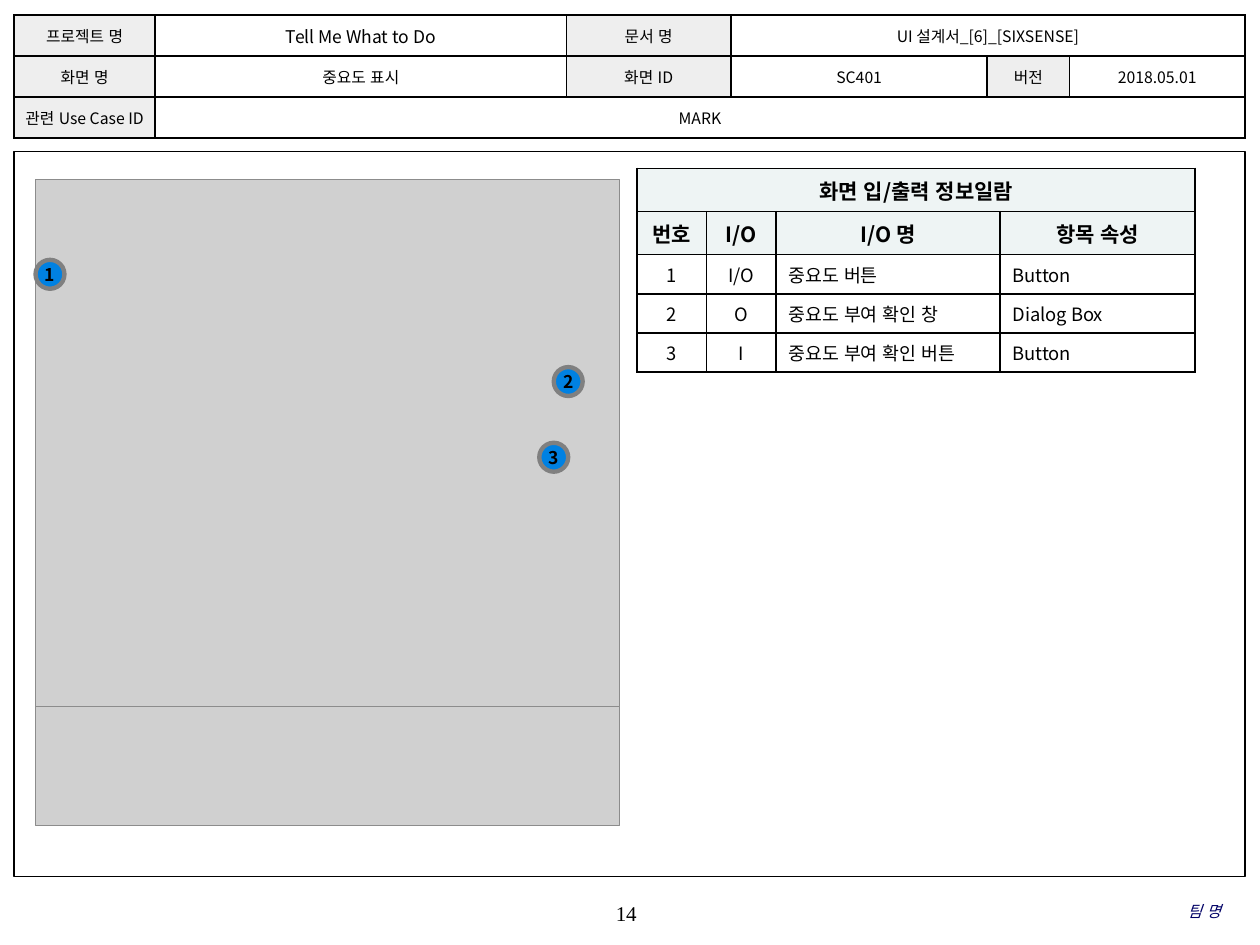
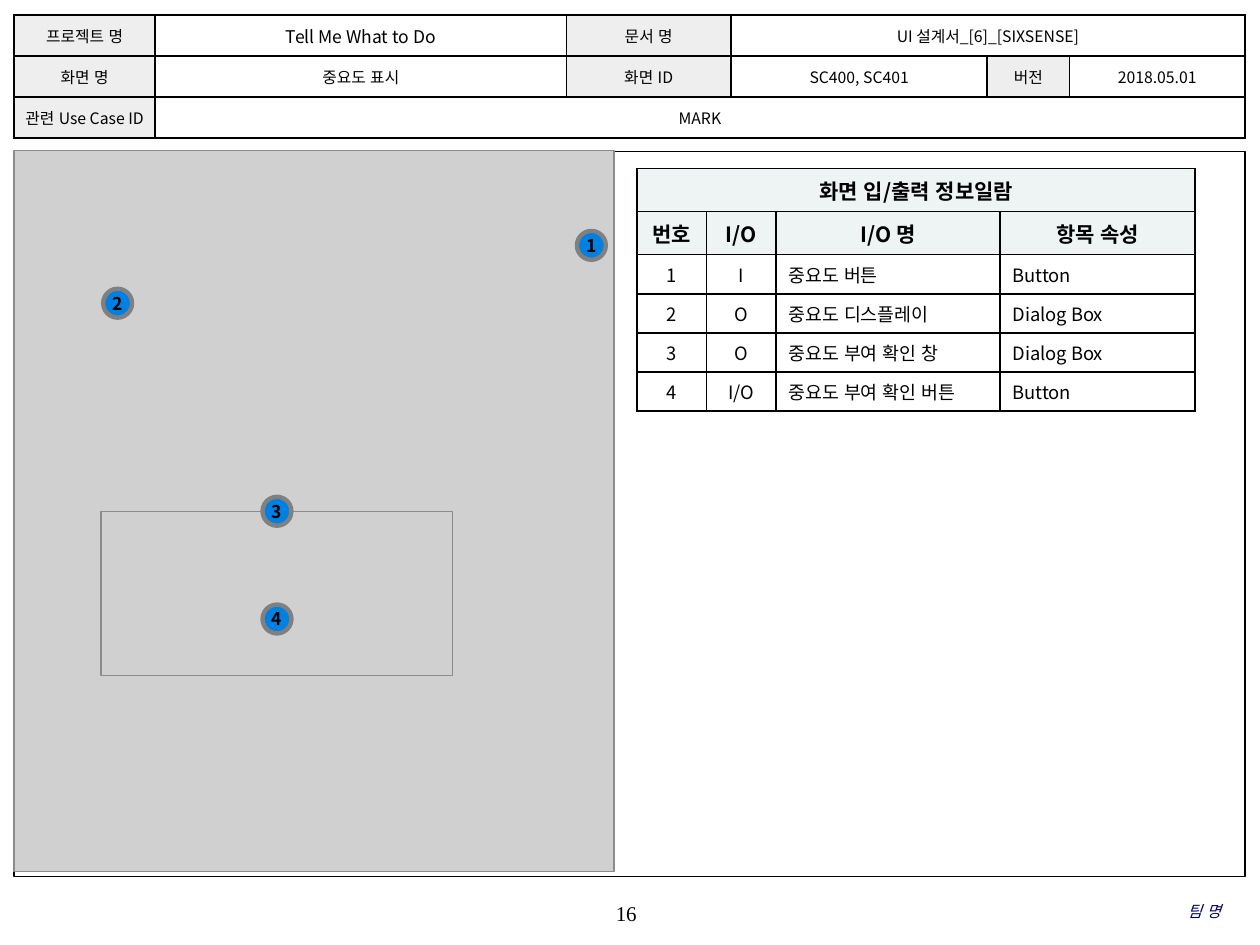
Before and after one commit to SMU-SE-Admin/18-1_6_SIXSENSE_Doc, a slide deck: slide 16 of 03 설계/UI 설계서_[6]_[SIXSENSE].pptx (slide 14 before the commit). Drawn at 1260x945 pixels with LibreOffice and Linux fonts; fonts in the diff are those of the drawing; grey boxes stand for pictures; background and template pictures are left out. Boxes give left, top, right and bottom in pixels: in the first picture for what was removed or moved away, otherwise in the second. Text is boxed around its words. In the diff, an @@ line names an element or a change of style, - is before the commit and + after.

```diff
--- a/03 설계/UI 설계서_[6]_[SIXSENSE].pptx
+++ b/03 설계/UI 설계서_[6]_[SIXSENSE].pptx
@@ table at <box>14,15,1244,139</box> @@
-row 2, column 4: SC401
+row 2, column 4: SC400, SC401
@@ picture: place and size @@
-picture at <box>35,179,620,706</box>
+picture at <box>14,151,614,872</box>
@@ table at <box>638,169,1196,407</box> @@
-row 3: 1 | I/O | 중요도 버튼 | Button
-row 4: 2 | O | 중요도 부여 확인 창 | Dialog Box
-row 5: 3 | I | 중요도 부여 확인 버튼 | Button
+row 3: 1 | I | 중요도 버튼 | Button
+row 4: 2 | O | 중요도 디스플레이 | Dialog Box
+row 5: 3 | O | 중요도 부여 확인 창 | Dialog Box
+row 6: 4 | I/O | 중요도 부여 확인 버튼 | Button
@@ ellipse "1": place and size @@
-ellipse "1" at <box>35,260,64,289</box>
+ellipse "1" at <box>577,231,606,260</box>
@@ ellipse "2": place and size @@
-ellipse "2" at <box>553,367,582,396</box>
+ellipse "2" at <box>103,289,132,318</box>
@@ ellipse "3": place and size @@
-ellipse "3" at <box>539,442,568,471</box>
+ellipse "3" at <box>262,496,291,525</box>
@@ picture added at <box>101,512,452,675</box> @@
@@ ellipse added at <box>262,605,291,634</box>, fill #0081E2, outline #808080 2.5 pt, 10 pt, text #000000, bold @@
+4
@@ picture removed at <box>35,707,620,827</box> @@
@@ page number at <box>616,907,637,922</box>: text changed @@
-14
+16
```
Also in this commit, not shown: 18 other slides changed, 4 slides added.
